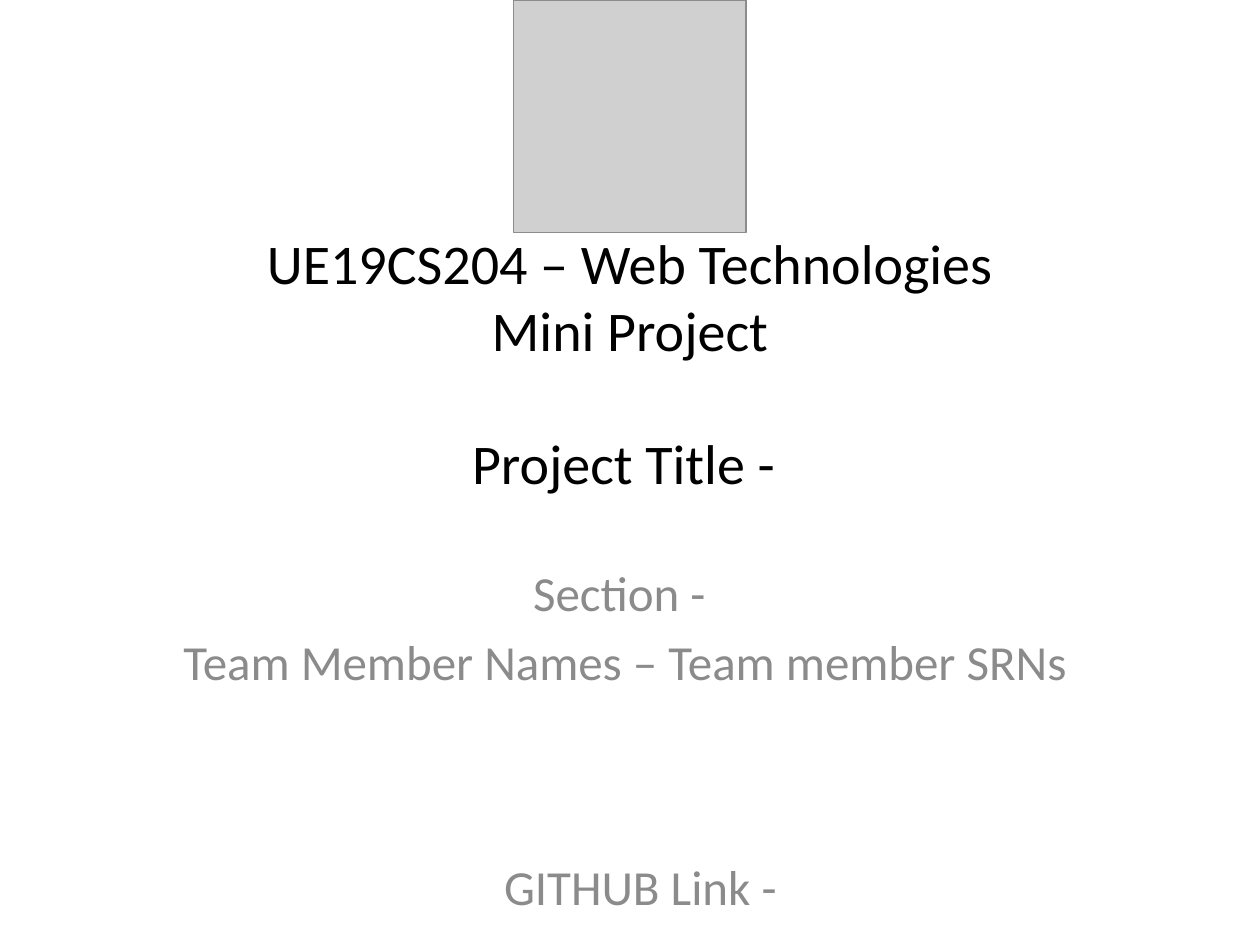
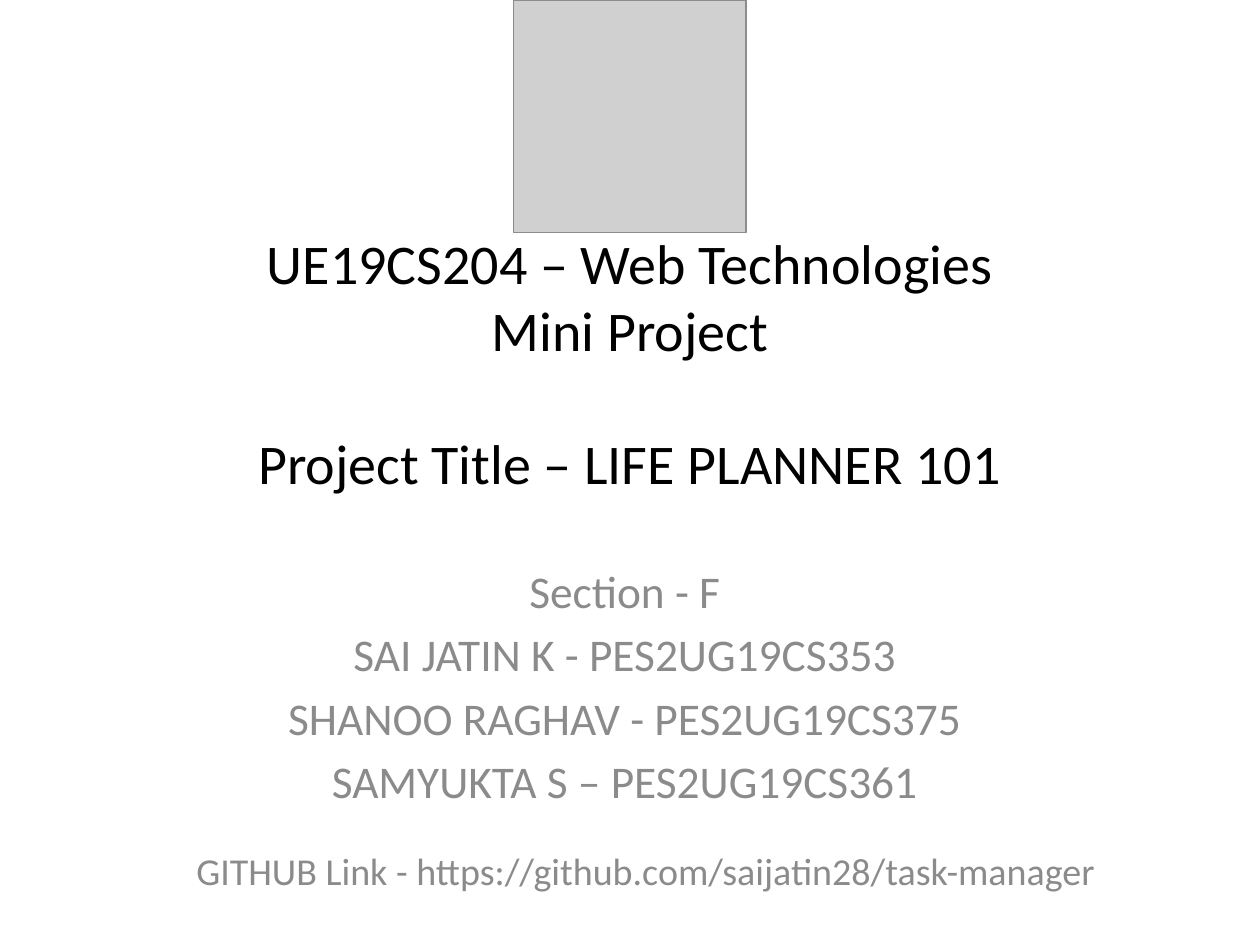
Before and after one commit to saijatin28/Life-Planner-101, a slide deck: slide 1 of Web Tech PPT.pptx. Drawn at 1260x945 pixels with LibreOffice and Linux fonts; fonts in the diff are those of the drawing; grey boxes stand for pictures. Boxes give left, top, right and bottom in pixels: in the first picture for what was removed or moved away, otherwise in the second. Text is boxed around its words. In the diff, an @@ line names an element or a change of style, - is before the commit and + after.

Commit message:
ppt update

```diff
--- a/Web Tech PPT.pptx
+++ b/Web Tech PPT.pptx
@@ text at <box>258,445,1000,494</box>: text changed @@
-Project Title -
+Project Title – LIFE PLANNER 101
@@ subtitle at <box>288,577,960,798</box>: text changed; size 28 to 25.9 pt @@
-Section -
-Team Member Names – Team member SRNs
+Section - F
+SAI JATIN K - PES2UG19CS353
+SHANOO RAGHAV - PES2UG19CS375
+SAMYUKTA S – PES2UG19CS361
@@ text at <box>196,858,1094,892</box>: text changed; size 28 to 21.7 pt @@
-GITHUB Link -
+GITHUB Link - https://github.com/saijatin28/task-manager
```
